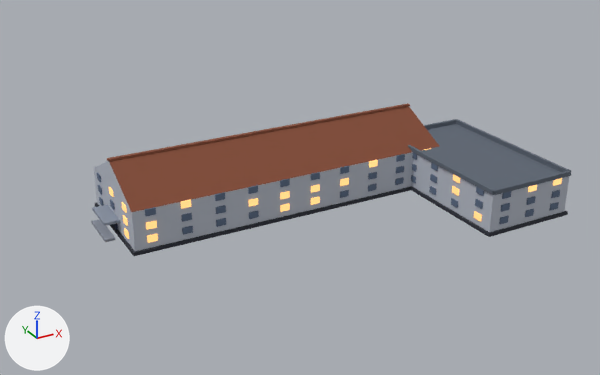
What one commit did to the glTF model models/apj-high.glb.
Rendered twice from a 50 mm lens placed at (-137.3, -252.5, 126.5), pointed at (-10.8, -22.5, 11.6). Every picture has the same lights, and +X, +Y and +Z are marked at lower left. The picture after the commit comes second. Vertices at exactly the same position are counted once.

Before the edit, the objects in view are built like this:
```python
me_mesh_0 = bpy.data.meshes.new('Mesh_0')
me_mesh_0.from_pydata(...)  # 1130 vertices, 1698 faces; spans x -75.9..72.8, y -65.8..21.8, z 0.0..25.7
# faces by material slot: [1122, 576]
me_mesh_0.materials.append(mat_matte)
me_mesh_0.materials.append(mat_glow)
ob_mesh_0 = bpy.data.objects.new('Mesh_0', me_mesh_0)
ob_mesh_0.location = (0.0, 0.0, 0.0)
```
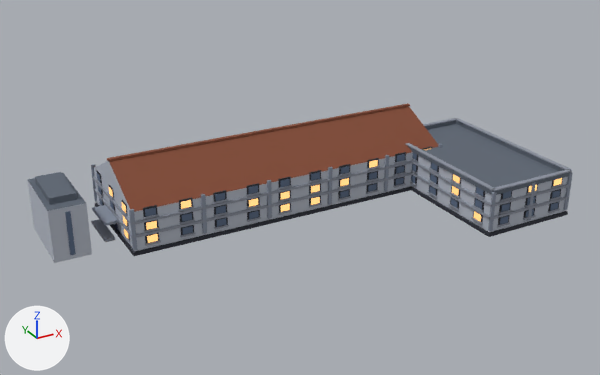
Edits to the scene script, one JSON object a line:
```json
{"block": "me_mesh_0", "where": "# used by ob_mesh_0; location = (0.0, 0.0, 0.0)"}
{"op": "remove", "block": "me_mesh_0", "code": "me_mesh_0.from_pydata(...)  # 1130 vertices, 1698 faces; spans x -75.9..72.8, y -65.8..21.8, z 0.0..25.7"}
{"op": "add", "block": "me_mesh_0", "code": "me_mesh_0.from_pydata(...)  # 3378 vertices, 5070 faces; spans x -94.0..72.8, y -65.8..21.8, z 0.0..25.7"}
{"block": "me_mesh_0", "change": "me_mesh_0 part 1: a new loose piece, a box spanning x -66.3..-61.7, y -21.23..-20.93, z 12.13..15.67, in mat_matte"}
{"block": "me_mesh_0", "change": "me_mesh_0 part 2: a new loose piece, a box spanning x -54.3..-49.7, y -21.23..-20.93, z 12.13..15.67, in mat_matte"}
{"block": "me_mesh_0", "change": "me_mesh_0 part 3: a new loose piece, a box spanning x -42.3..-37.7, y -21.23..-20.93, z 12.13..15.67, in mat_matte"}
{"block": "me_mesh_0", "change": "me_mesh_0 part 4: a new loose piece, a box spanning x -30.3..-25.7, y -21.23..-20.93, z 7.47..11.0, in mat_matte"}
{"block": "me_mesh_0", "change": "me_mesh_0 part 5: a new loose piece, a box spanning x -30.3..-25.7, y -21.23..-20.93, z 12.13..15.67, in mat_matte"}
{"block": "me_mesh_0", "change": "me_mesh_0 part 6: a new loose piece, a box spanning x -18.3..-13.7, y -21.23..-20.93, z 12.13..15.67, in mat_matte"}
{"block": "me_mesh_0", "change": "me_mesh_0 part 7: 2000 vertices added at x -94.0..72.8, y -65.8..21.8, z 0.0..20.2"}
{"block": "me_mesh_0", "change": "me_mesh_0 part 8: 8 vertices added at x -46.7..-45.3, y -21.6..-20.9, z 2.0..16.0"}
{"block": "me_mesh_0", "change": "other edits to the shape of me_mesh_0 do not show in these pictures"}
```

Location of each change, (x1, y1, x2, y2) in pixels of the pictures (600 x 375 px):
```json
{"object": "Mesh_0", "change": "reshaped", "before": [91, 103, 571, 256], "after": [27, 103, 573, 263], "on screen": "14% wider"}
{"part": 1, "of": "me_mesh_0", "change": "added", "after": [143, 205, 158, 217]}
{"part": 2, "of": "me_mesh_0", "change": "added", "after": [179, 198, 193, 209]}
{"part": 3, "of": "me_mesh_0", "change": "added", "after": [213, 190, 227, 202]}
{"part": 4, "of": "me_mesh_0", "change": "added", "after": [247, 197, 260, 207]}
{"part": 5, "of": "me_mesh_0", "change": "added", "after": [246, 183, 259, 195]}
{"part": 6, "of": "me_mesh_0", "change": "added", "after": [278, 177, 291, 188]}
{"part": 7, "of": "me_mesh_0", "change": "added", "after": [27, 118, 573, 263]}
{"part": 8, "of": "me_mesh_0", "change": "added", "after": [201, 194, 207, 234]}
```
